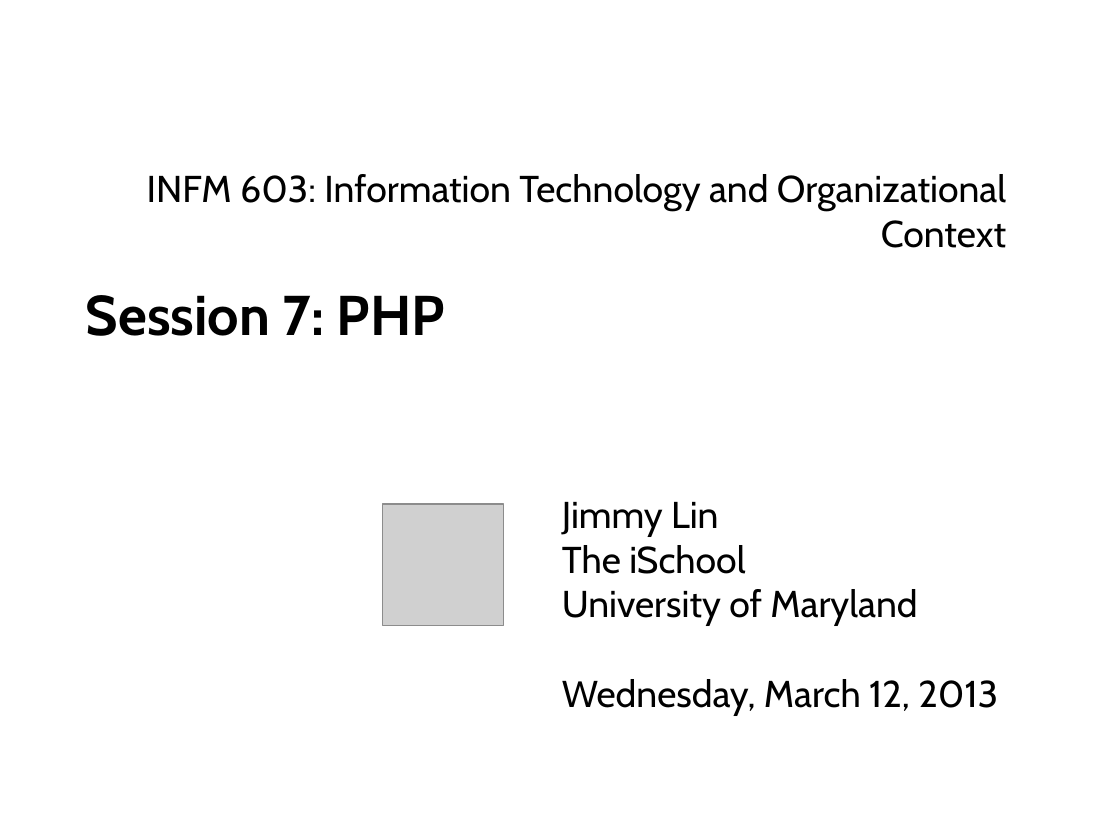
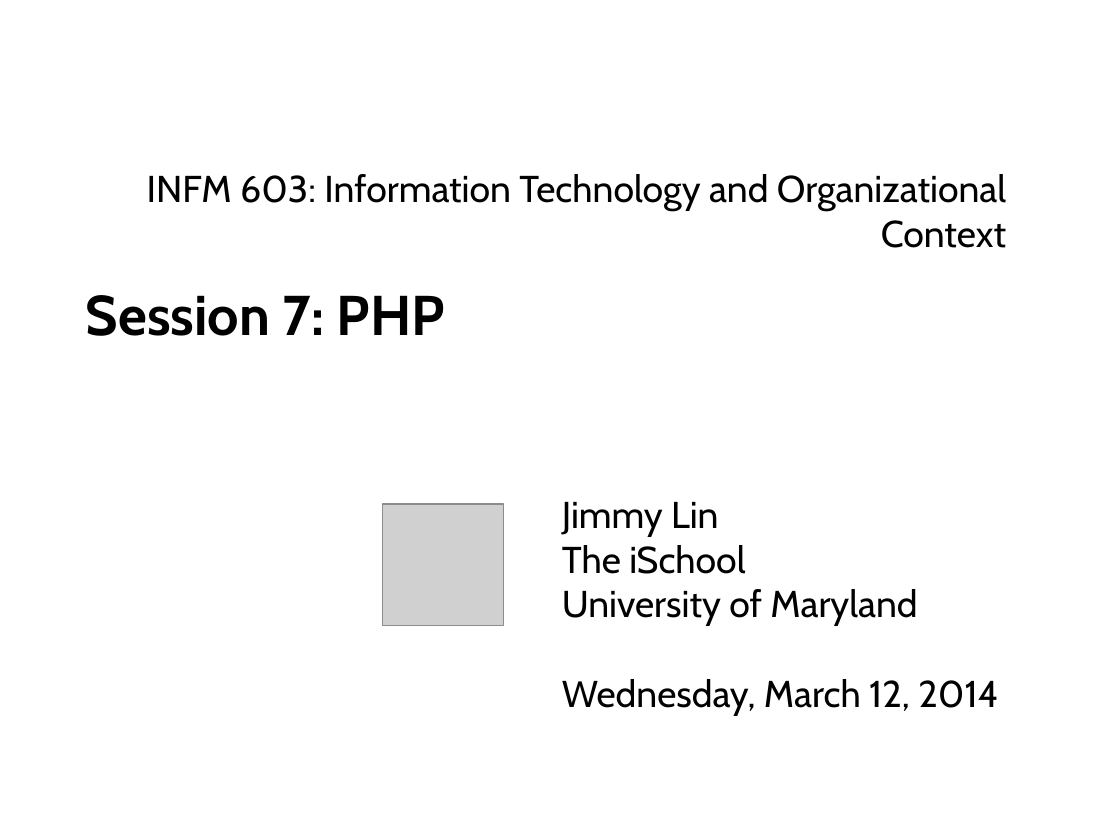
Before and after one commit to lintool/UMD-courses, a slide deck: slide 1 of slides/session07.pptx. Drawn at 1120x840 pixels with LibreOffice and Linux fonts; fonts in the diff are those of the drawing; grey boxes stand for pictures. Boxes give left, top, right and bottom in pixels: in the first picture for what was removed or moved away, otherwise in the second. Text is boxed around its words. In the diff, an @@ line names an element or a change of style, - is before the commit and + after.

```diff
--- a/slides/session07.pptx
+++ b/slides/session07.pptx
@@ text at box(562, 679, 998, 715): text changed @@
-Wednesday, March 12, 2013
+Wednesday, March 12, 2014
```
Also in this commit, not shown: 5 other files.
